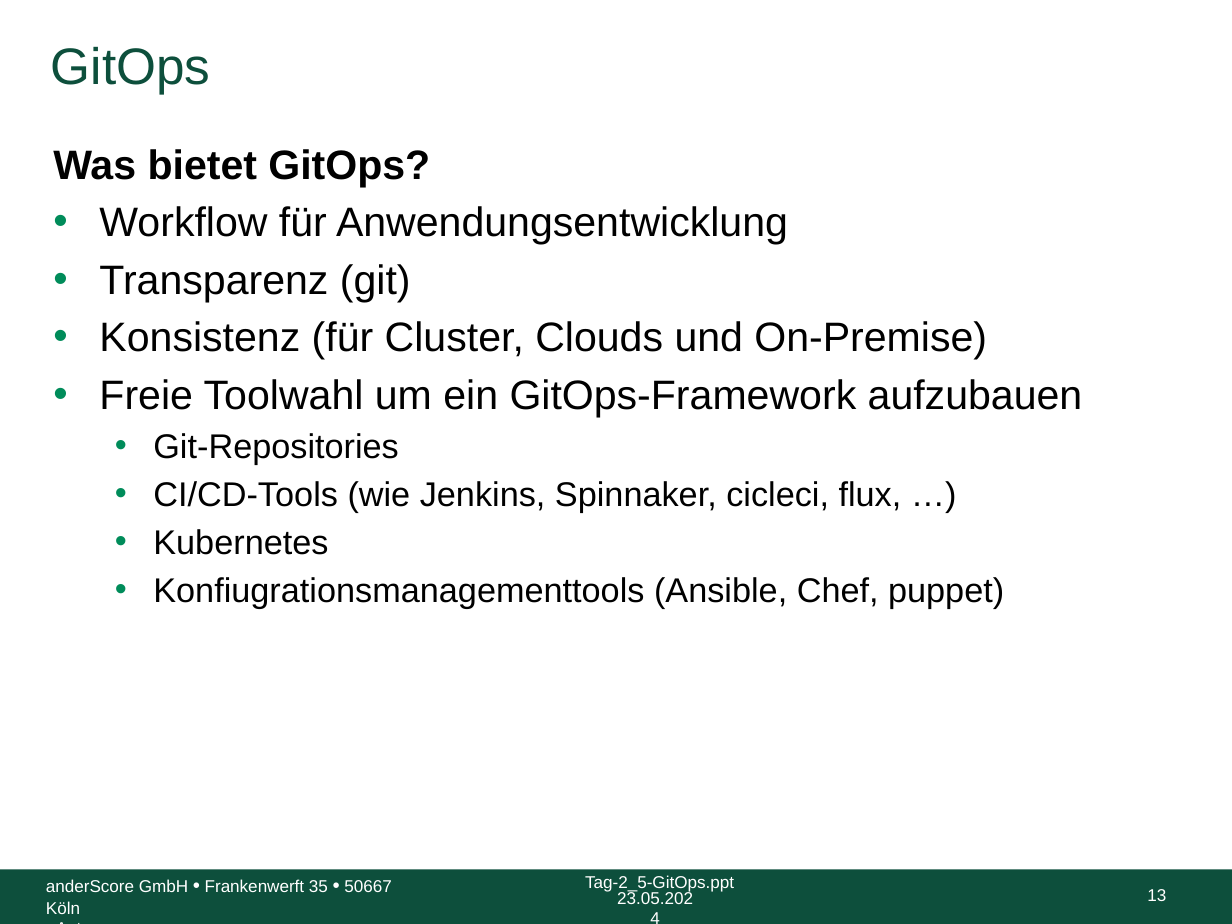
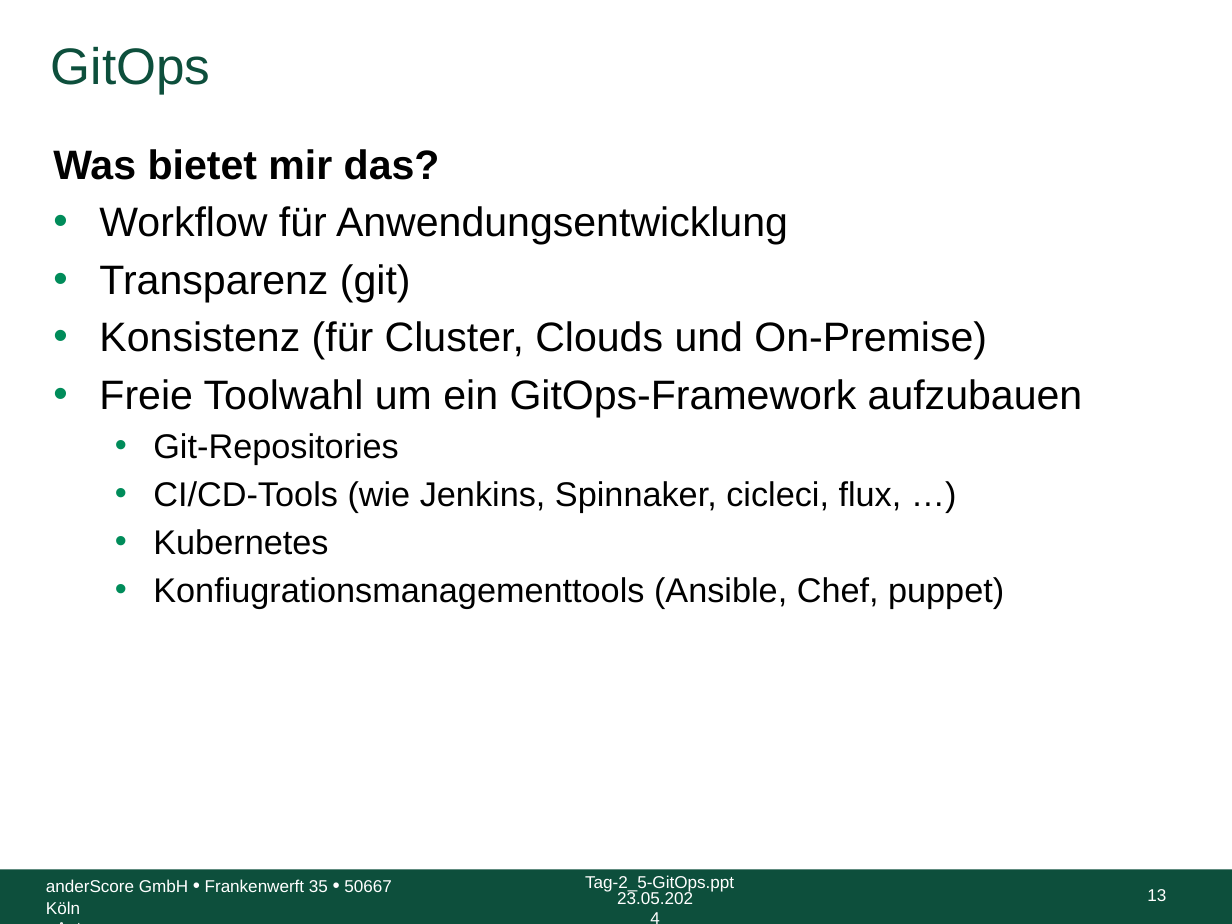
Before and after one commit to anderscore-gmbh/gitlab, a slide deck: slide 13 of slides/Tag-2_5-GitOps.pptx. Drawn at 1232x924 pixels with LibreOffice and Linux fonts; fonts in the diff are those of the drawing; background and template pictures are left out. Boxes give left, top, right and bottom in pixels: in the first picture for what was removed or moved away, otherwise in the second. Text is boxed around its words. In the diff, an @@ line names an element or a change of style, - is before the commit and + after.

```diff
--- a/slides/Tag-2_5-GitOps.pptx
+++ b/slides/Tag-2_5-GitOps.pptx
@@ text at [53,149,440,180]: text changed @@
-Was bietet GitOps?
+Was bietet mir das?
```
Also in this commit, not shown: 4 other slides changed, 3 slides added, 1 slide removed, 1 other file.
